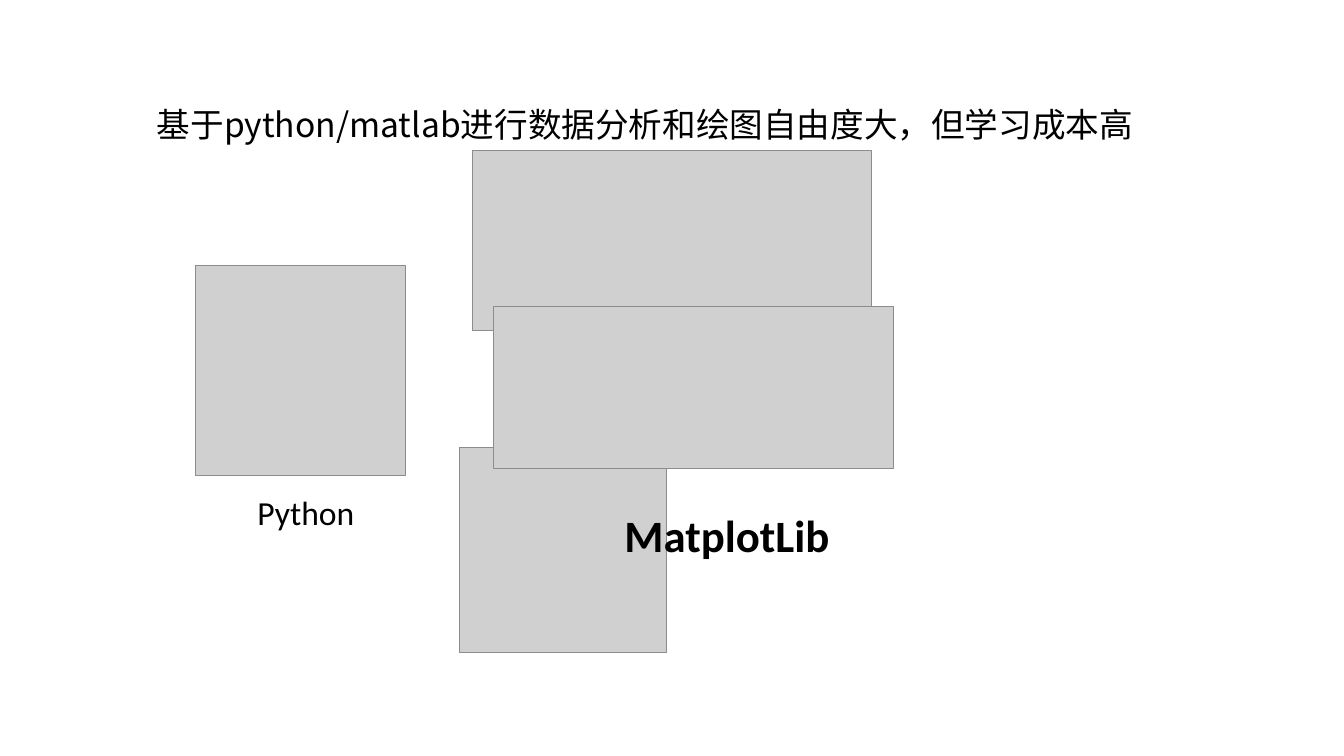
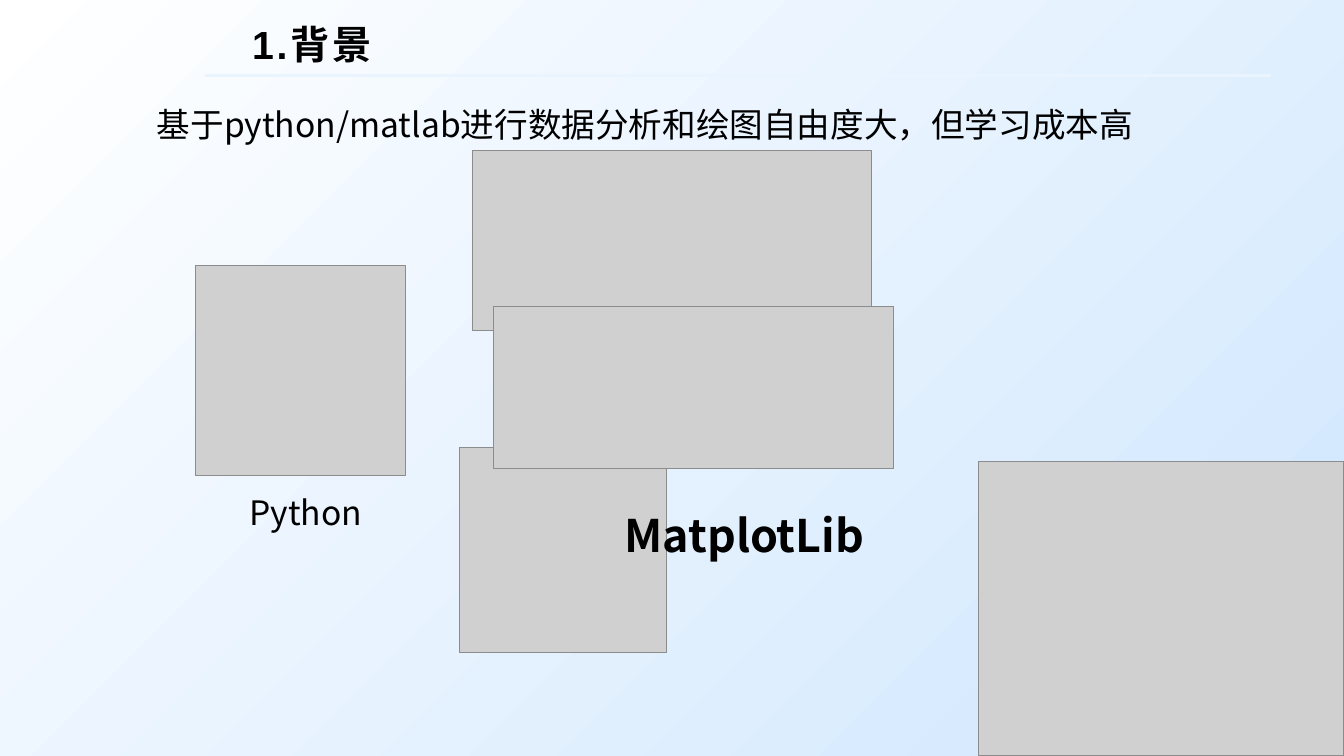
Before and after one commit to czyt1988/data-workbench, a slide deck: slide 7 of doc/DataWorkFlow-chart.pptx (slide 5 before the commit). Drawn at 1344x756 pixels with LibreOffice and Linux fonts; fonts in the diff are those of the drawing; grey boxes stand for pictures; background and template pictures are left out. Boxes give left, top, right and bottom in pixels: in the first picture for what was removed or moved away, otherwise in the second. Text is boxed around its words. In the diff, an @@ line names an element or a change of style, - is before the commit and + after.

```diff
--- a/doc/DataWorkFlow-chart.pptx
+++ b/doc/DataWorkFlow-chart.pptx
@@ background #FFFFFF to gradient #FFFFFF to #CFE6FE @@
@@ title added at bbox=[252, 28, 371, 63], 28 pt, text #000000, bold @@
+1.背景
@@ line added from (205, 76) to (1271, 76), #E9F4FF 2.25 pt @@
@@ picture added at bbox=[979, 461, 1344, 756] @@
@@ text "Python" at bbox=[249, 498, 362, 533]: font Calibri to Noto Sans CJK SC @@
@@ text "MatplotLib" at bbox=[624, 507, 864, 564]: font Calibri to Noto Sans CJK SC @@
```
Also in this commit, not shown: 12 other slides changed, 9 slides added, 6 slides removed, 44 other files.
